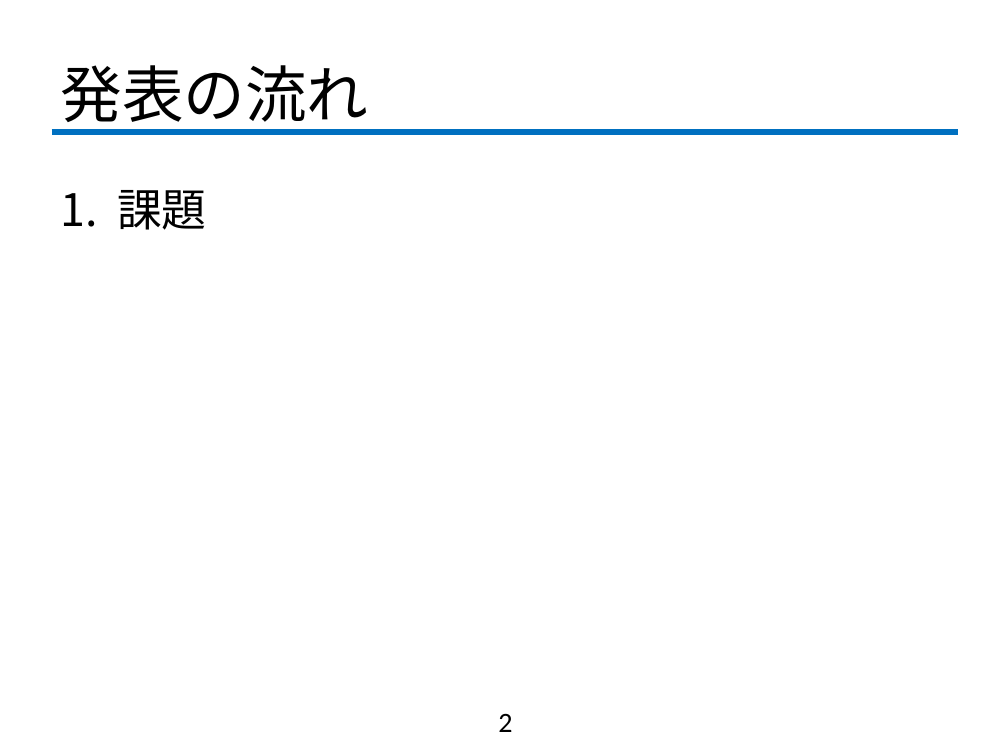
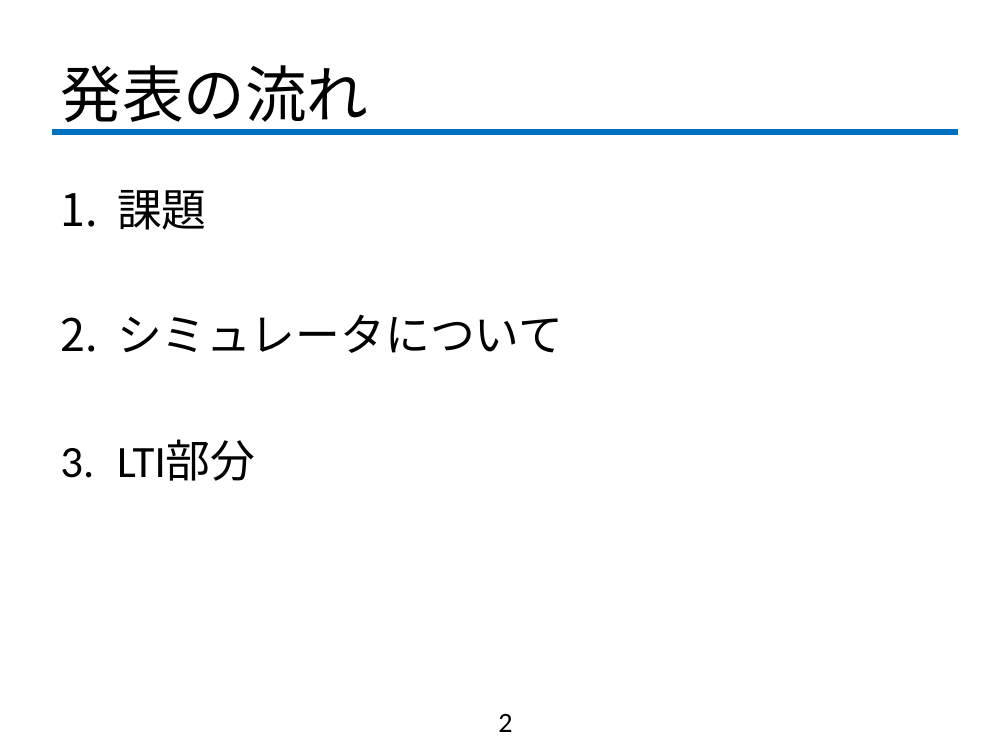
Before and after one commit to fujiLabo/fuji_simu, a slide deck: slide 2 of 0920進捗.pptx. Drawn at 1008x756 pixels with LibreOffice and Linux fonts; fonts in the diff are those of the drawing; background and template pictures are left out. Boxes give left, top, right and bottom in pixels: in the first picture for what was removed or moved away, otherwise in the second. Text is boxed around its words. In the diff, an @@ line names an element or a change of style, - is before the commit and + after.

```diff
--- a/0920進捗.pptx
+++ b/0920進捗.pptx
@@ text at [117,314,563,481]: paragraphs added @@
+2. シミュレータについて
+3. LTI部分
```
Also in this commit, not shown: 1 other slide changed.
